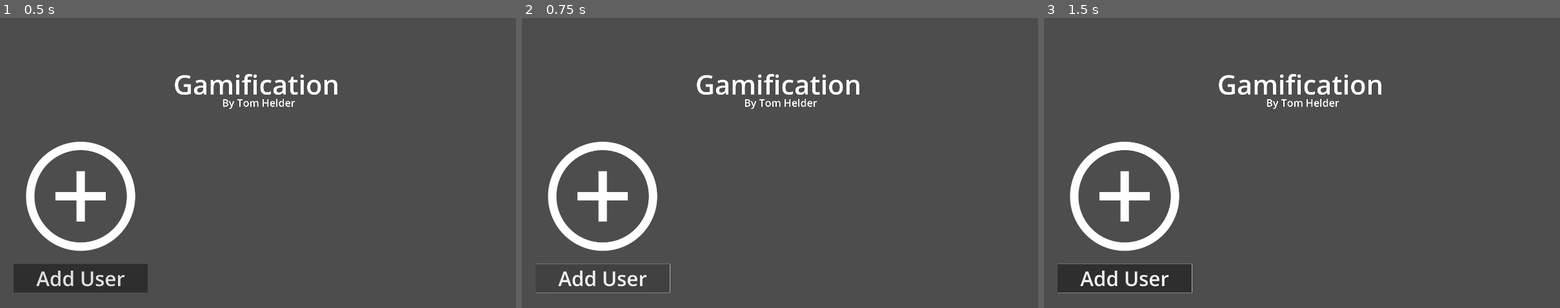
Above: before the commit, frames 1-3 (left to right).
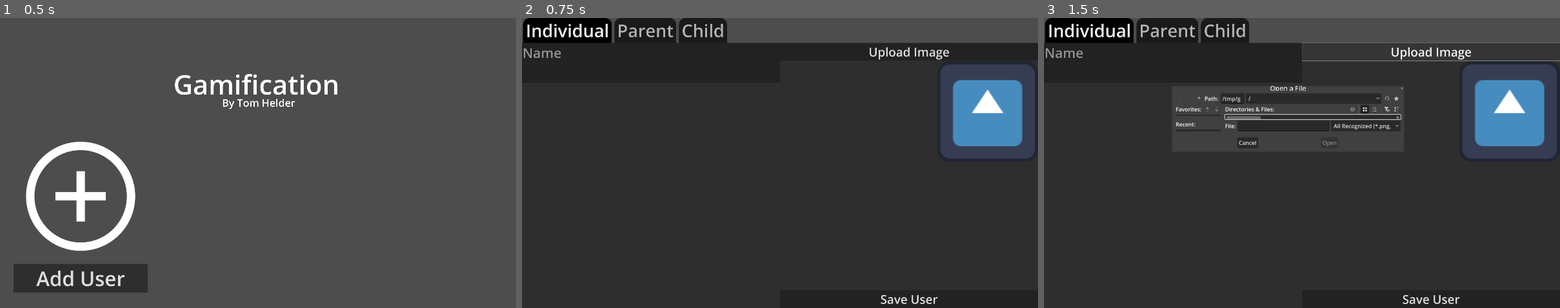
Above: after the commit, the same moments.

Repository: IamTomgamer/Gamification-V3
Game: Godot game, scene res://User Select.tscn
Same seed, same stepped clock (60 frames per second), same inputs: the game is played once before the commit and once after it. The engine's default icon, where the game draws it, is replaced by a stand-in: a white triangle on a blue panel in a dark square.
Inputs (mouse positions are in pixels of both pictures, inside the frame that each line leads up to):
- Up to frame 1 (0.5 s): no input
- Up to frame 2 (0.75 s): click "Add User" at 0.5 s
- Up to frame 3 (1.5 s): click (1431, 52) at 1.25 s, where only the run after the commit has a clickable "Upload Image"

Frame 1 is identical in both runs. In frame 2, 90% of the frame differs, in the area x 0-100%, y 0-100%; in frame 3, 81%.

Commit message:
0.0.3
added pfp's to User Creation

Diff:
--- /dev/null
+++ b/App/Themes/UserCreation.tres
@@ -0,0 +1,14 @@
+[gd_resource type="Theme" load_steps=3 format=3 uid="uid://cgv6neoc7e3eg"]
+
+[ext_resource type="StyleBox" uid="uid://ceeomnpirxgj7" path="res://Themes/UserCreation/Tab_Unselected.tres" id="1_bh6w6"]
+[ext_resource type="StyleBox" uid="uid://ptj7bs33lp7q" path="res://Themes/UserCreation/Tab_Selected.tres" id="2_jv23e"]
+
+[resource]
+AcceptDialog/font_sizes/title_font_size = 50
+Button/font_sizes/font_size = 90
+Label/font_sizes/font_size = 100
+LineEdit/font_sizes/font_size = 100
+TabContainer/font_sizes/font_size = 130
+TabContainer/styles/tab_hovered = ExtResource("1_bh6w6")
+TabContainer/styles/tab_selected = ExtResource("2_jv23e")
+TabContainer/styles/tab_unselected = ExtResource("1_bh6w6")
--- /dev/null
+++ b/App/Themes/UserCreation/Tab_Selected.tres
@@ -0,0 +1,9 @@
+[gd_resource type="StyleBoxFlat" format=3 uid="uid://ptj7bs33lp7q"]
+
+[resource]
+content_margin_left = 20.0
+content_margin_right = 20.0
+bg_color = Color(0, 0, 0, 1)
+corner_radius_top_left = 50
+corner_radius_top_right = 50
+corner_detail = 20
--- /dev/null
+++ b/App/Themes/UserCreation/Tab_Unselected.tres
@@ -0,0 +1,8 @@
+[gd_resource type="StyleBoxFlat" format=3 uid="uid://ceeomnpirxgj7"]
+
+[resource]
+content_margin_left = 20.0
+content_margin_right = 20.0
+bg_color = Color(0.10186755, 0.101867564, 0.10186749, 1)
+corner_radius_top_left = 50
+corner_radius_top_right = 50
--- a/App/UserCreation.tscn
+++ b/App/UserCreation.tscn
@@ -1,4 +1,14 @@
-[gd_scene format=3 uid="uid://bqdcqcnpg48fa"]
+[gd_scene load_steps=6 format=3 uid="uid://bqdcqcnpg48fa"]
+
+[ext_resource type="Theme" uid="uid://cgv6neoc7e3eg" path="res://Themes/UserCreation.tres" id="1_cnhyf"]
+[ext_resource type="Script" uid="uid://db6tesvbyblws" path="res://user_creation.gd" id="1_jw23x"]
+[ext_resource type="Texture2D" uid="uid://gm6p7dar0et2" path="res://icon.svg" id="2_oba1q"]
+[ext_resource type="Script" uid="uid://s5blcsvopd4a" path="res://pfp_drop_zone.gd" id="4_jw23x"]
+
+[sub_resource type="Theme" id="Theme_jw23x"]
+Button/font_sizes/font_size = 16
+Label/font_sizes/font_size = 16
+LineEdit/font_sizes/font_size = 16
 
 [node name="Control" type="Control"]
 layout_mode = 3
@@ -7,3 +17,108 @@
 anchor_bottom = 1.0
 grow_horizontal = 2
 grow_vertical = 2
+script = ExtResource("1_jw23x")
+
+[node name="TabContainer" type="TabContainer" parent="."]
+layout_mode = 0
+offset_right = 3840.0
+offset_bottom = 2160.0
+theme = ExtResource("1_cnhyf")
+theme_override_constants/tab_separation = 20
+theme_override_constants/outline_size = 5
+current_tab = 0
+
+[node name="Individual" type="HBoxContainer" parent="TabContainer"]
+layout_mode = 2
+metadata/_tab_index = 0
+
+[node name="LeftSide" type="VBoxContainer" parent="TabContainer/Individual"]
+layout_mode = 2
+size_flags_horizontal = 3
+
+[node name="Name" type="LineEdit" parent="TabContainer/Individual/LeftSide"]
+layout_mode = 2
+size_flags_horizontal = 3
+size_flags_vertical = 0
+theme = ExtResource("1_cnhyf")
+placeholder_text = "Name"
+
+[node name="Age" type="LineEdit" parent="TabContainer/Individual/LeftSide"]
+layout_mode = 2
+
+[node name="RightSide" type="VBoxContainer" parent="TabContainer/Individual"]
+layout_mode = 2
+size_flags_horizontal = 3
+
+[node name="UploadButton" type="Button" parent="TabContainer/Individual/RightSide"]
+layout_mode = 2
+text = "Upload Image"
+
+[node name="PfpDialog" type="FileDialog" parent="TabContainer/Individual/RightSide"]
+oversampling_override = 1.0
+title = "Open a File"
+size = Vector2i(1920, 1080)
+content_scale_mode = 2
+content_scale_factor = 2.55
+theme = SubResource("Theme_jw23x")
+file_mode = 0
+access = 2
+filters = PackedStringArray("*.png", "*.jpg", "*.jpeg", "*.webp")
+
+[node name="PfpDropZone" type="TextureRect" parent="TabContainer/Individual/RightSide"]
+z_index = 10
+custom_minimum_size = Vector2(750, 750)
+layout_mode = 2
+size_flags_horizontal = 8
+size_flags_vertical = 2
+mouse_filter = 0
+mouse_default_cursor_shape = 7
+texture = ExtResource("2_oba1q")
+stretch_mode = 5
+script = ExtResource("4_jw23x")
+
+[node name="Save User" type="Button" parent="TabContainer/Individual/RightSide"]
+layout_mode = 2
+size_flags_vertical = 10
+text = "Save User"
+
+[node name="Parent" type="HBoxContainer" parent="TabContainer"]
+visible = false
+layout_mode = 2
+metadata/_tab_index = 1
+
+[node name="VBoxContainer2" type="VBoxContainer" parent="TabContainer/Parent"]
+layout_mode = 2
+
+[node name="Label" type="Label" parent="TabContainer/Parent/VBoxContainer2"]
+layout_mode = 2
+theme_override_font_sizes/font_size = 100
+text = "Work In Progress"
+
+[node name="VBoxContainer" type="VBoxContainer" parent="TabContainer/Parent"]
+layout_mode = 2
+
+[node name="Child" type="HBoxContainer" parent="TabContainer"]
+visible = false
+layout_mode = 2
+metadata/_tab_index = 2
+
+[node name="VBoxContainer2" type="VBoxContainer" parent="TabContainer/Child"]
+layout_mode = 2
+
+[node name="Label" type="Label" parent="TabContainer/Child/VBoxContainer2"]
+layout_mode = 2
+theme_override_font_sizes/font_size = 100
+text = "Work In Progress"
+
+[node name="VBoxContainer" type="VBoxContainer" parent="TabContainer/Child"]
+layout_mode = 2
+
+[node name="CanvasLayer" type="CanvasLayer" parent="."]
+
+[node name="ErrorPopup" type="AcceptDialog" parent="CanvasLayer"]
+oversampling_override = 1.0
+size = Vector2i(160, 295)
+theme = ExtResource("1_cnhyf")
+
+[connection signal="pressed" from="TabContainer/Individual/RightSide/Save User" to="." method="_on_save_user_pressed"]
--- /dev/null
+++ b/App/pfp_drop_zone.gd
@@ -0,0 +1,23 @@
+extends TextureRect
+
+var temp_path := "user://Temp/pfp.png"
+
+
+
+func _on_files_dropped(files: PackedStringArray):
+	for file_path in files:
+		print("Dropped file:", file_path)
+		if file_path.ends_with(".png") or file_path.ends_with(".jpg") or file_path.ends_with(".jpeg") or file_path.ends_with(".webp"):
+			var image = Image.new()
+			var err = image.load(file_path)
+			if err == OK:
+				var texture = ImageTexture.create_from_image(image)
+				$TabContainer/Individual/LeftSide/PfpDropZone.texture = texture
+
+				# Save to Temp
+				if not DirAccess.dir_exists_absolute("user://Temp"):
+					DirAccess.make_dir_absolute("user://Temp")
+				image.save_png("user://Temp/pfp.png")
+				print("Saved PFP to Temp")
+			else:
+				print("Failed to load image:", file_path)
--- /dev/null
+++ b/App/user_creation.gd
@@ -0,0 +1,155 @@
+extends Control
+
+@onready var pfp_dialog = $TabContainer/Individual/RightSide/PfpDialog
+@onready var upload_button = $TabContainer/Individual/RightSide/UploadButton
+@onready var pfp_zone = $TabContainer/Individual/RightSide/PfpDropZone
+
+
+
+
+
+
+func files_dropped(files: PackedStringArray):
+	print("Files dropped:", files)
+	print("Saving to: user://Temp/pfp.png")
+	for file_path in files:
+		if file_path.ends_with(".png") or file_path.ends_with(".jpg") or file_path.ends_with(".jpeg") or file_path.ends_with(".webp"):
+			var image = Image.new()
+			var err = image.load(file_path)
+			if err == OK:
+				var texture = ImageTexture.create_from_image(image)
+				pfp_zone.texture = texture
+
+				if not DirAccess.dir_exists_absolute("user://Temp"):
+					DirAccess.make_dir_absolute("user://Temp")
+
+				var save_err = image.save_png("user://Temp/pfp.png")
+				if save_err == OK:
+					print("Saved PFP to Temp")
+				else:
+					print("Failed to save image to Temp:", save_err)
+			else:
+				print("Failed to load image:", file_path)
+
+
+@onready var name_field = $TabContainer/Individual/LeftSide/Name
+@onready var age_field = $TabContainer/Individual/LeftSide/Age
+@onready var create_button = $"TabContainer/Individual/RightSide/Save User"
+
+func _on_upload_button_pressed():
+	pfp_dialog.popup_centered()
+
+func _on_pfp_selected(path: String):
+	var image = Image.new()
+	var err = image.load(path)
+	if err == OK:
+		var texture = ImageTexture.create_from_image(image)
+		pfp_zone.texture = texture
+
+		if not DirAccess.dir_exists_absolute("user://Temp"):
+			DirAccess.make_dir_absolute("user://Temp")
+
+		var save_err = image.save_png("user://Temp/pfp.png")
+		if save_err == OK:
+			print("Saved PFP to Temp")
+		else:
+			print("Failed to save image to Temp:", save_err)
+	else:
+		print("Failed to load image:", path)
+
+func _ready():
+
+	upload_button.pressed.connect(_on_upload_button_pressed)
+	pfp_dialog.file_selected.connect(_on_pfp_selected)
+
+	print("UserCreation ready. Waiting for file drop...")
+
+	get_tree().connect("files_dropped", Callable(self, "files_dropped"))
+# Show error popup
+func show_error(message: String):
+	var popup = $CanvasLayer/ErrorPopup
+	popup.dialog_text = message
+	popup.popup_centered()
+
+# Called if folder already exists
+func _on_user_folder_exists(user_name: String, _path: String):
+	show_error("User '" + user_name + "' already exists.")
+
+# Called after folder is created
+func _on_user_folder_created(user_name: String, user_path: String):
+	print("User '" + user_name + "' created successfully at:", user_path)
+	_move_pfp_to_user_folder(user_path)
+	get_tree().change_scene_to_file("res://User Select.tscn")
+
+# Create user data files
+func _create_user_files(user_name: String, age: String, user_path: String):
+	var info = {
+		"name": user_name,
+		"age": age
+	}
+	var info_file = FileAccess.open(user_path + "/info.json", FileAccess.WRITE)
+	if info_file:
+		info_file.store_string(JSON.stringify(info, "\t"))
+		info_file.close()
+	else:
+		print("Failed to create info.json")
+
+	var tasks_file = FileAccess.open(user_path + "/Tasks.json", FileAccess.WRITE)
+	if tasks_file:
+		tasks_file.store_string(JSON.stringify([], "\t"))
+		tasks_file.close()
+	else:
+		print("Failed to create Tasks.json")
+
+	var rewards_file = FileAccess.open(user_path + "/Rewards.json", FileAccess.WRITE)
+	if rewards_file:
+		rewards_file.store_string(JSON.stringify([], "\t"))
+		rewards_file.close()
+	else:
+		print("Failed to create Rewards.json")
+
+# Move PFP from Temp to user folder
+func _move_pfp_to_user_folder(user_path: String):
+	print("Checking for temp PFP:", FileAccess.file_exists("user://Temp/pfp.png"))
+	var temp_path = "user://Temp/pfp.png"
+	var final_path = user_path + "/pfp.png"
+
+	if not DirAccess.dir_exists_absolute("user://Temp"):
+		DirAccess.make_dir_absolute("user://Temp")
+
+	if FileAccess.file_exists(temp_path):
+		var err = DirAccess.rename_absolute(temp_path, final_path)
+		if err == OK:
+			print("Moved PFP to:", final_path)
+		else:
+			print("Failed to move PFP:", err)
+	else:
+		print("No temp PFP found to move.")
+
+# Save user logic
+func _on_save_user_pressed():
+	var user_name = name_field.text.strip_edges()
+	var user_age = age_field.text.strip_edges()
+
+	if user_name == "":
+		show_error("Name is empty. Cannot create folder.")
+		return
+
+	var base_path = "user://users"
+	var user_path = base_path + "/" + user_name
+
+	if not DirAccess.dir_exists_absolute(base_path):
+		var base_err = DirAccess.make_dir_absolute(base_path)
+		if base_err != OK:
+			show_error("Could not create base folder.")
+			return
+
+	if DirAccess.dir_exists_absolute(user_path):
+		_on_user_folder_exists(user_name, user_path)
+	else:
+		var err = DirAccess.make_dir_absolute(user_path)
+		if err == OK:
+			_create_user_files(user_name, user_age, user_path)
+			_on_user_folder_created(user_name, user_path)
+		else:
+			show_error("Could not create user folder.")
--- a/App/user_select.gd
+++ b/App/user_select.gd
@@ -63,5 +63,5 @@
 	user_list.add_child(add_card)
 
 func _on_add_user_pressed():
-	print("Add User button clicked!")
+	get_tree().change_scene_to_file("res://UserCreation.tscn")
 	# You can open a popup, show a form, or switch scenes here
Binary file added: App/2025_09_20_cultist-of-the-void-23537250.png
Not shown, added: App/2025_09_20_cultist-of-the-void-23537250.png.import
Not shown, added: App/pfp_drop_zone.gd.uid
Not shown, added: App/user_creation.gd.uid
Not shown, changed: .DS_Store
